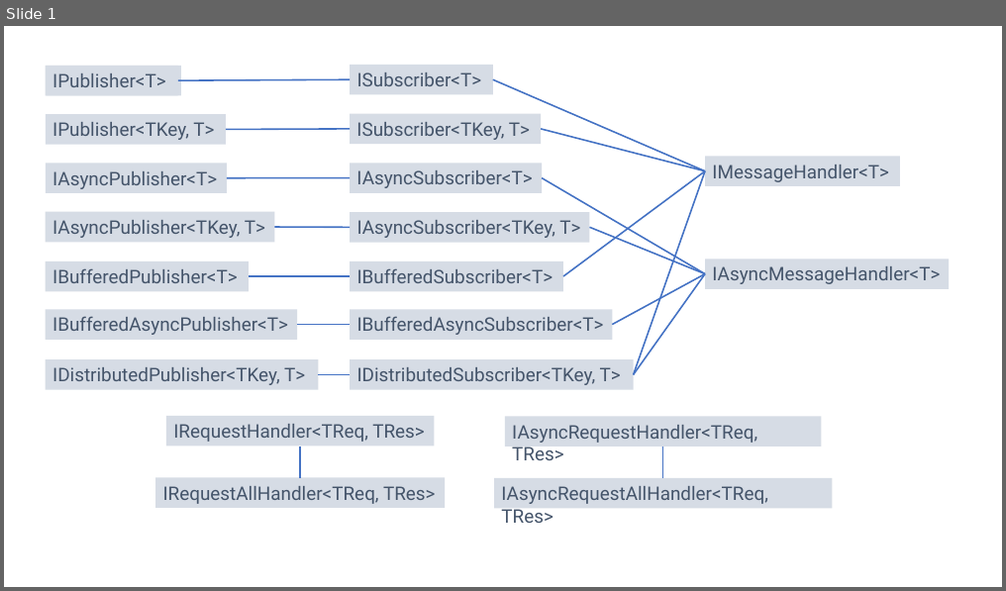
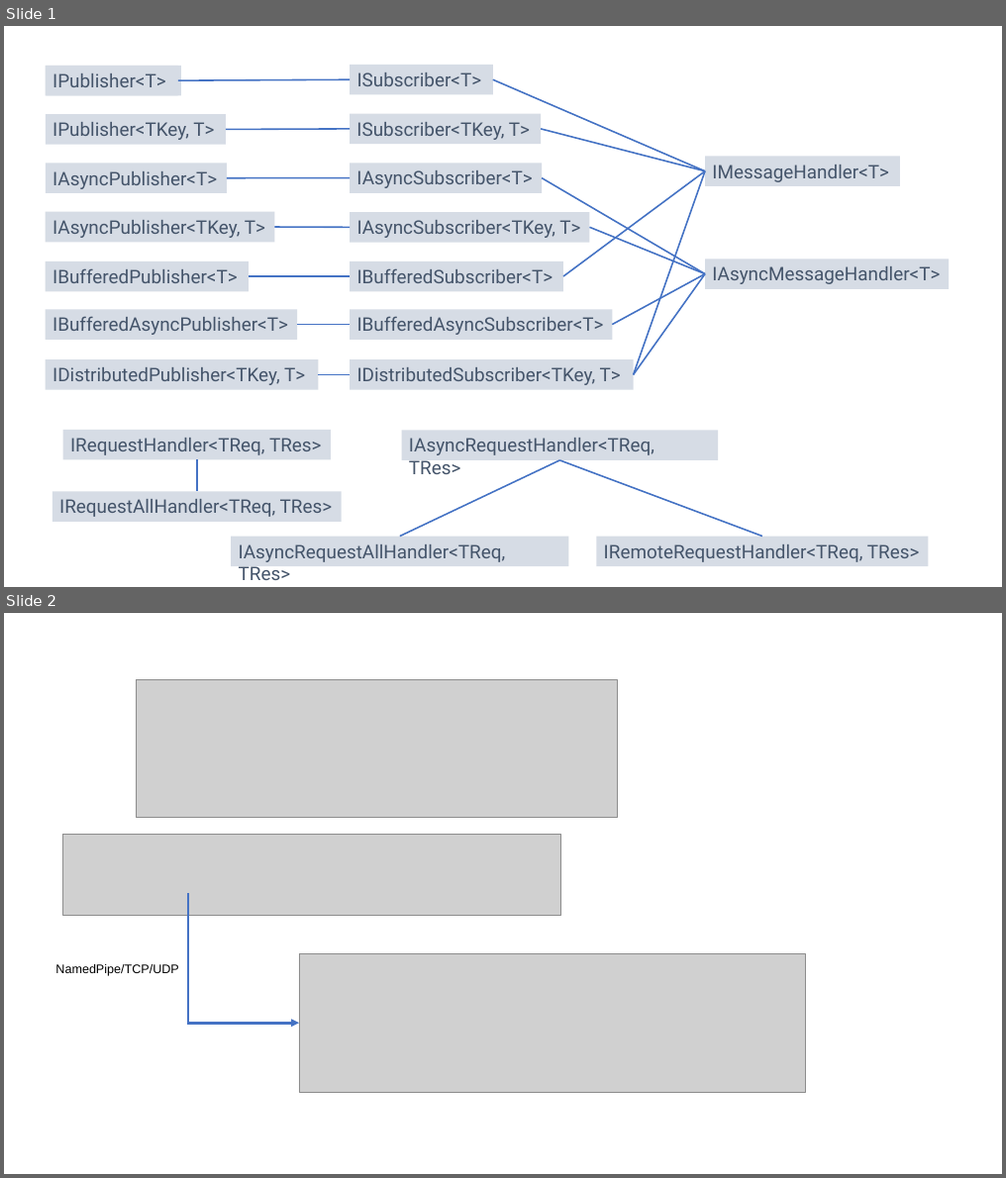
Before and after one commit to Cysharp/MessagePipe, a slide deck: docs/images.pptx. Shown one above the other, each under a label of ours: slide 1 before the commit, slides 1 and 2 after it. The pictures are 1006x591 and 1006x1178 pixels, drawn with LibreOffice and Linux fonts; fonts in the diff are those of the drawing; grey boxes stand for pictures. Boxes give left, top, right and bottom in pixels: in the first picture for what was removed or moved away, otherwise in the second. Text is boxed around its words. In the diff, an @@ line names an element or a change of style, - is before the commit and + after.

```diff
--- a/docs/images.pptx
+++ b/docs/images.pptx
@@ slide 2 added at [4, 613, 1002, 1174], background #FFFFFF @@
@@ picture added at [137, 680, 617, 817] @@
@@ picture added at [63, 835, 561, 916] @@
@@ elbow arrow added from (188, 894) to (299, 1023), #4472C4 2.5 pt @@
@@ text added at [55, 964, 178, 976], 12 pt, text #000000 @@
+NamedPipe/TCP/UDP
@@ picture added at [299, 954, 805, 1092] @@
@@ slide 1 changed as well @@
@@ 3 rectangles, 1 line: place and size @@
-3 rectangles, 1 line at [156, 416, 822, 508]
+3 rectangles, 1 line at [53, 430, 718, 522]
@@ line moved from (663, 447) - (663, 478) to (560, 461) - (400, 537) @@
@@ line added from (560, 461) to (762, 537), #4472C4 1.5 pt @@
@@ rectangle "IAsyncRequestAllHandler<TReq, TRes>": place and size @@
-rectangle "IAsyncRequestAllHandler<TReq, TRes>" at [494, 478, 832, 508]
+rectangle "IAsyncRequestAllHandler<TReq, TRes>" at [231, 537, 568, 567]
@@ rectangle added at [596, 537, 928, 567], fill #D6DCE5, 18 pt, text #44546A @@
+IRemoteRequestHandler<TReq, TRes>
```
Also in this commit, not shown: 1 other slide added, 2 other files.
